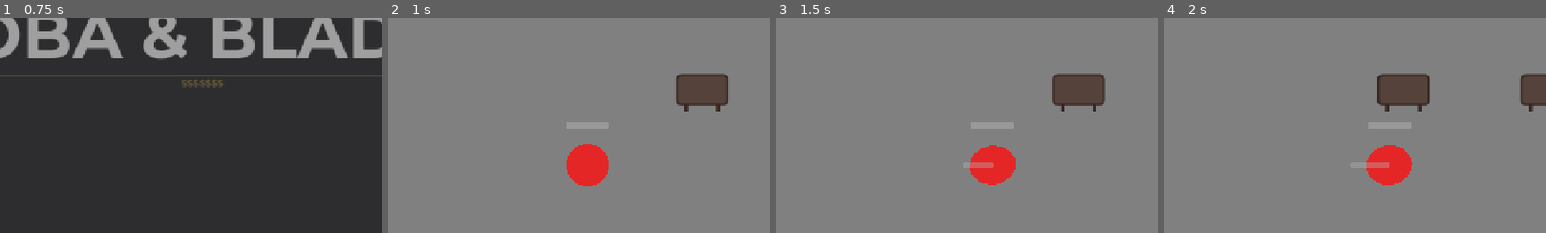
Above: before the commit, frames 1-4 (left to right).
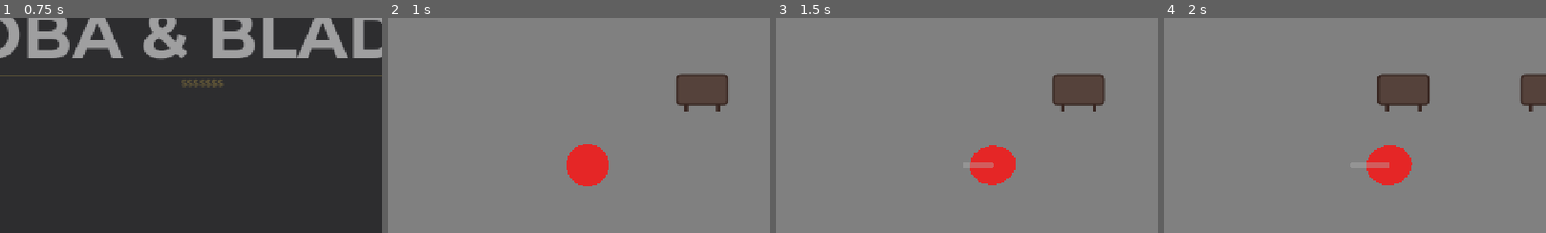
Above: after the commit, the same moments.

Repository: coyote321/BobaGame
Game: Godot game, scene res://Scenes/MainMenu.tscn
Same seed, same stepped clock (60 frames per second), same inputs: the game is played once before the commit and once after it.
Inputs (mouse positions are % of the whole screen's width and height, from its top left):
- Up to frame 1 (0.75 s): click "PLAY" at 0.5 s
- Up to frame 2 (1 s): no input
- Up to frame 3 (1.5 s): tap Enter at 1.25 s; move the mouse to (72, 45) at 1.27 s; hold D (move_right) from 1.28 s (still down); tap G (ability) at 1.35 s; click (72, 45) at 1.42 s
- Up to frame 4 (2 s): keep holding D (move_right)
The pictures show only the part of the screen within x 24-74%, y 16-66%; the shares and areas given below are measured in that part.

Frame 1 is identical in both runs. In frame 2, 0.3% of the frame differs, in the area x 46-58%, y 48-52%; in frame 3, 0.4%, in the area x 51-63%, y 48-52%; in frame 4, 0.4%.

Commit message:
Exit from Shops and X button fixed

Diff:
--- a/Scenes/Player.tscn
+++ b/Scenes/Player.tscn
@@ -1,8 +1,7 @@
-[gd_scene load_steps=7 format=3 uid="uid://player123"]
+[gd_scene load_steps=6 format=3 uid="uid://player123"]
 
 [ext_resource type="Script" path="res://Scripts/PlayerController.gd" id="1_script"]
 [ext_resource type="PackedScene" uid="uid://projectile123" path="res://Scenes/Projectile.tscn" id="3_proj"]
-[ext_resource type="PackedScene" path="res://Scenes/HealthBar.tscn" id="4_healthbar"]
 
 [sub_resource type="CircleShape2D" id="CircleShape2D_player"]
 radius = 30.0
@@ -56,12 +55,6 @@
 zoom = Vector2(1.2, 1.2)
 position_smoothing_enabled = true
 
-[node name="HealthBar" parent="." instance=ExtResource("4_healthbar")]
-offset_left = -30.0
-offset_top = -60.0
-offset_right = 30.0
-offset_bottom = -50.0
-
 [node name="AnimationPlayer" type="AnimationPlayer" parent="."]
 libraries = {
 "": SubResource("AnimationLibrary_player")
--- a/Scenes/ShopScene.tscn
+++ b/Scenes/ShopScene.tscn
@@ -183,10 +183,14 @@
 
 [node name="CloseBoba" type="Button" parent="UI_Layer/BobaPanel"]
 layout_mode = 0
-offset_left = 388.0
-offset_top = 10.0
-offset_right = 428.0
-offset_bottom = 38.0
+anchors_preset = 1
+anchor_left = 1.0
+anchor_right = 1.0
+offset_left = -40.0
+offset_top = 8.0
+offset_right = -8.0
+offset_bottom = 36.0
+grow_horizontal = 0
 theme_override_colors/font_color = Color(0.5, 0.5, 0.55, 1)
 theme_override_colors/font_hover_color = Color(0.91, 0.76, 0.29, 1)
 theme_override_fonts/font = ExtResource("13_font_semi")
@@ -211,10 +215,14 @@
 
 [node name="CloseUpgrade" type="Button" parent="UI_Layer/UpgradePanel"]
 layout_mode = 0
-offset_left = 355.0
-offset_top = 10.0
-offset_right = 390.0
-offset_bottom = 38.0
+anchors_preset = 1
+anchor_left = 1.0
+anchor_right = 1.0
+offset_left = -40.0
+offset_top = 8.0
+offset_right = -8.0
+offset_bottom = 36.0
+grow_horizontal = 0
 theme_override_colors/font_color = Color(0.5, 0.5, 0.55, 1)
 theme_override_colors/font_hover_color = Color(0.91, 0.76, 0.29, 1)
 theme_override_fonts/font = ExtResource("13_font_semi")
@@ -239,10 +247,14 @@
 
 [node name="CloseMission" type="Button" parent="UI_Layer/MissionPanel"]
 layout_mode = 0
-offset_left = 355.0
-offset_top = 10.0
-offset_right = 390.0
-offset_bottom = 38.0
+anchors_preset = 1
+anchor_left = 1.0
+anchor_right = 1.0
+offset_left = -40.0
+offset_top = 8.0
+offset_right = -8.0
+offset_bottom = 36.0
+grow_horizontal = 0
 theme_override_colors/font_color = Color(0.5, 0.5, 0.55, 1)
 theme_override_colors/font_hover_color = Color(0.91, 0.76, 0.29, 1)
 theme_override_fonts/font = ExtResource("13_font_semi")
--- a/Scripts/ShopManager.gd
+++ b/Scripts/ShopManager.gd
@@ -88,6 +88,9 @@
 
 	if active_zone and Input.is_action_just_pressed("interact"):
 		interact_with_zone(active_zone)
+
+	if Input.is_action_just_pressed("pause"):
+		_close_all_panels()
 
 # ============ STYLE HELPERS ============
 
@@ -328,6 +331,9 @@
 func _clear_zone():
 	active_zone = null
 	ui_interaction.visible = false
+	_close_all_panels()
+
+func _close_all_panels():
 	ui_boba_panel.visible = false
 	var upgrade_panel = get_node_or_null("UI_Layer/UpgradePanel")
 	if upgrade_panel:
@@ -360,22 +366,40 @@
 	margin.add_theme_constant_override("margin_bottom", 16)
 	panel.add_child(margin)
 
-	var vbox := VBoxContainer.new()
-	vbox.add_theme_constant_override("separation", 10)
-	margin.add_child(vbox)
+	var close_btn = panel.get_node_or_null("CloseUpgrade")
+	if close_btn:
+		panel.move_child(close_btn, -1)
+
+	var outer_vbox := VBoxContainer.new()
+	outer_vbox.add_theme_constant_override("separation", 10)
+	margin.add_child(outer_vbox)
 
 	var title = _styled_label("WEAPON SHOP", font_bold, 22, ACCENT_GOLD)
 	title.horizontal_alignment = HORIZONTAL_ALIGNMENT_CENTER
-	vbox.add_child(title)
+	outer_vbox.add_child(title)
 
 	var level_lbl = _styled_label("Level " + str(GameManager.level), font_medium, 13, TEXT_DIM)
 	level_lbl.horizontal_alignment = HORIZONTAL_ALIGNMENT_CENTER
-	vbox.add_child(level_lbl)
+	outer_vbox.add_child(level_lbl)
 
 	var divider := ColorRect.new()
 	divider.custom_minimum_size = Vector2(0, 1)
 	divider.color = ACCENT_GOLD_DIM
-	vbox.add_child(divider)
+	outer_vbox.add_child(divider)
+
+	var scroll := ScrollContainer.new()
+	scroll.size_flags_vertical = Control.SIZE_EXPAND_FILL
+	scroll.horizontal_scroll_mode = ScrollContainer.SCROLL_MODE_DISABLED
+	var scrollbar_style := StyleBoxFlat.new()
+	scrollbar_style.bg_color = ACCENT_GOLD_DIM
+	scrollbar_style.set_corner_radius_all(3)
+	scroll.add_theme_stylebox_override("scroll", scrollbar_style)
+	outer_vbox.add_child(scroll)
+
+	var weapon_list := VBoxContainer.new()
+	weapon_list.size_flags_horizontal = Control.SIZE_EXPAND_FILL
+	weapon_list.add_theme_constant_override("separation", 10)
+	scroll.add_child(weapon_list)
 
 	var available_weapons = GameManager.get_available_weapons()
 
@@ -386,7 +410,7 @@
 
 		var row := HBoxContainer.new()
 		row.add_theme_constant_override("separation", 8)
-		vbox.add_child(row)
+		weapon_list.add_child(row)
 
 		var info_col := VBoxContainer.new()
 		info_col.size_flags_horizontal = Control.SIZE_EXPAND_FILL
@@ -430,6 +454,10 @@
 	margin.add_theme_constant_override("margin_bottom", 20)
 	panel.add_child(margin)
 
+	var close_btn = panel.get_node_or_null("CloseMission")
+	if close_btn:
+		panel.move_child(close_btn, -1)
+
 	var vbox := VBoxContainer.new()
 	vbox.add_theme_constant_override("separation", 12)
 	margin.add_child(vbox)
@@ -503,6 +531,10 @@
 	margin.add_theme_constant_override("margin_bottom", 20)
 	p.add_child(margin)
 
+	var close_btn = p.get_node_or_null("CloseBoba")
+	if close_btn:
+		p.move_child(close_btn, -1)
+
 	var vbox := VBoxContainer.new()
 	vbox.add_theme_constant_override("separation", 8)
 	margin.add_child(vbox)
